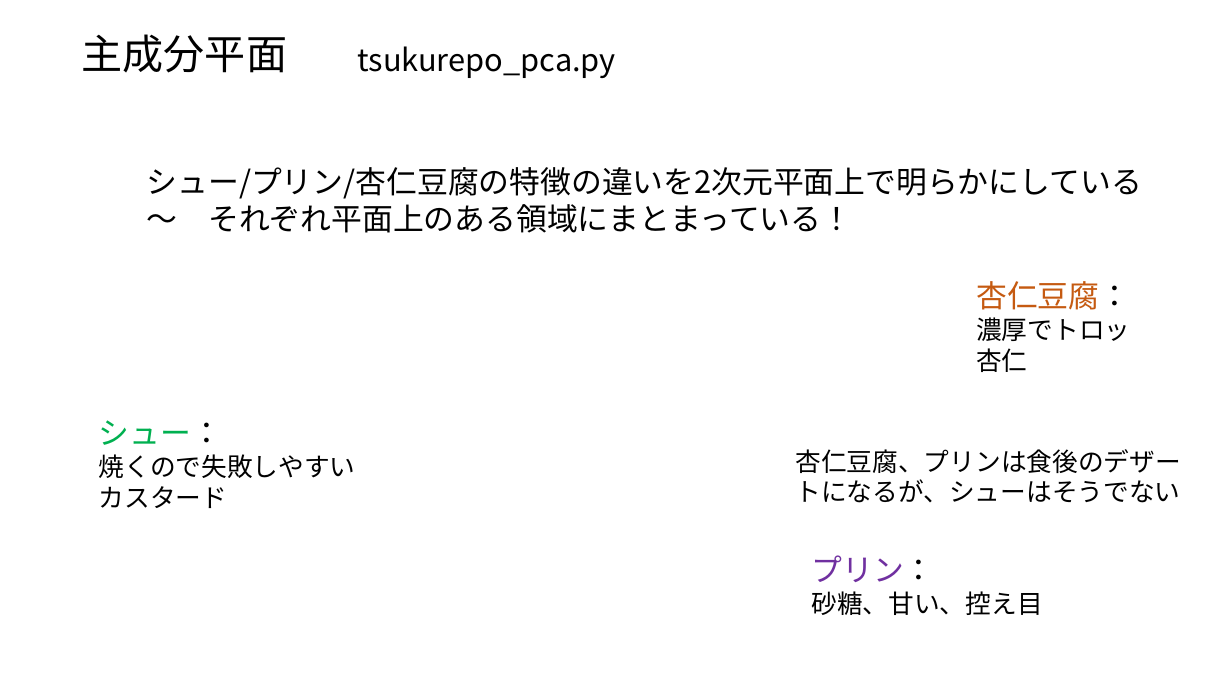
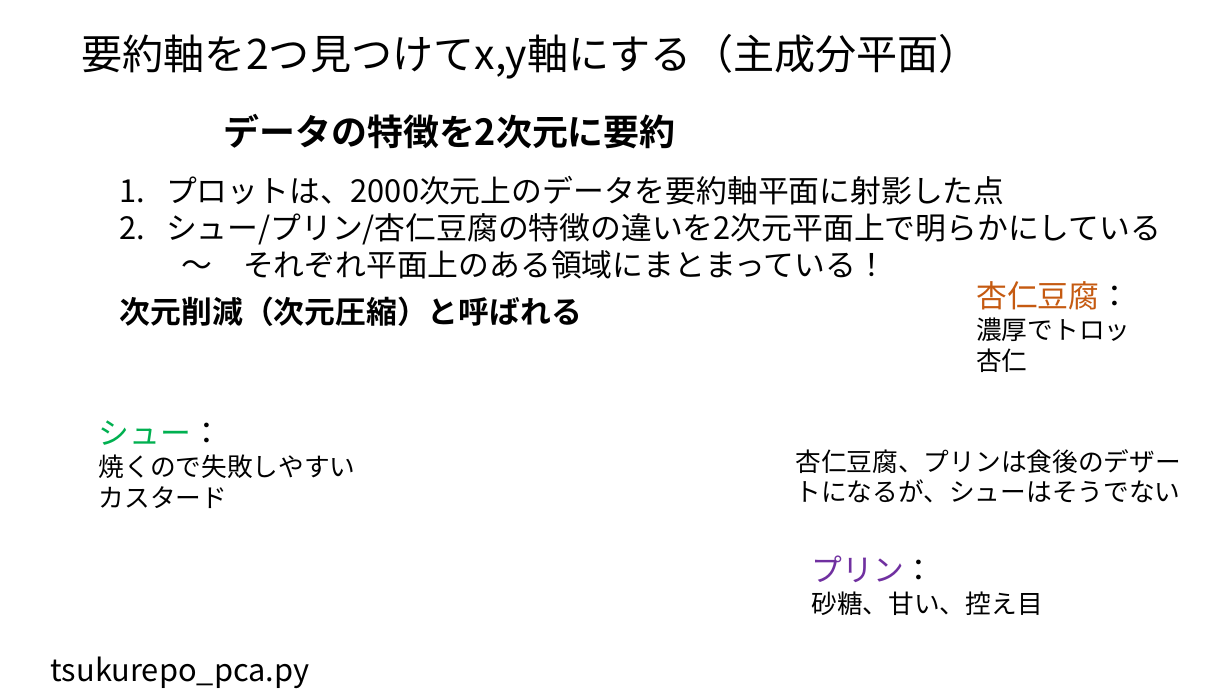
Before and after one commit to ueharaLab/NLP_7-PCA, a slide deck: slide 5 of NLP_6 PCA(BASICS).pptx (slide 4 before the commit). Drawn at 1232x693 pixels with LibreOffice and Linux fonts; fonts in the diff are those of the drawing; background and template pictures are left out. Boxes give left, top, right and bottom in pixels: in the first picture for what was removed or moved away, otherwise in the second. Text is boxed around its words. In the diff, an @@ line names an element or a change of style, - is before the commit and + after.

```diff
--- a/NLP_6 PCA(BASICS).pptx
+++ b/NLP_6 PCA(BASICS).pptx
@@ text at (82, 34, 980, 79): text changed @@
-主成分平面
+要約軸を2つ見つけてx,y軸にする（主成分平面）
@@ text added at (224, 114, 676, 149), 28 pt, text #000000, bold @@
+データの特徴を2次元に要約
@@ text "プロットは、2000次元上のデータを要約軸平面に射影した点": place and size @@
-text "プロットは、2000次元上のデータを要約軸平面に射影した点" at (147, 167, 1142, 233)
+text "プロットは、2000次元上のデータを要約軸平面に射影した点" at (166, 176, 1161, 279)
@@ text at (166, 176, 1004, 205): paragraph added @@
+1. プロットは、2000次元上のデータを要約軸平面に射影した点
@@ text at (166, 213, 1161, 245): bullet none to 1. @@
@@ text added at (120, 296, 582, 326), 24 pt, text #000000, bold @@
+次元削減（次元圧縮）と呼ばれる
@@ text "tsukurepo_pca.py": place and size @@
-text "tsukurepo_pca.py" at (357, 46, 616, 78)
+text "tsukurepo_pca.py" at (51, 656, 310, 688)
```
Also in this commit, not shown: 25 other slides changed, 6 slides added, 10 other files.
